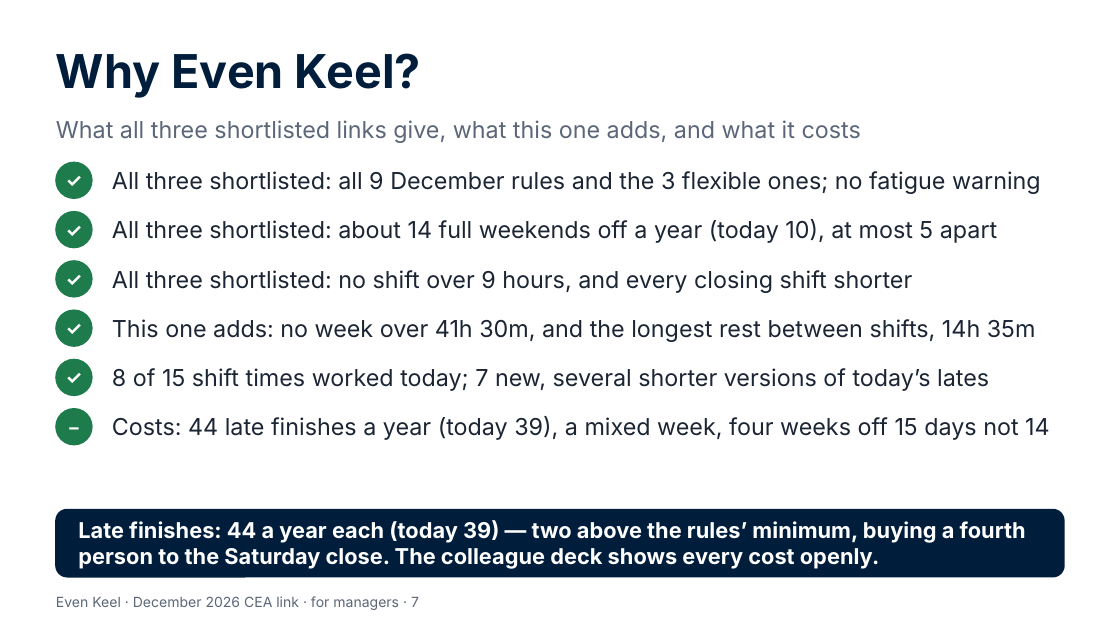
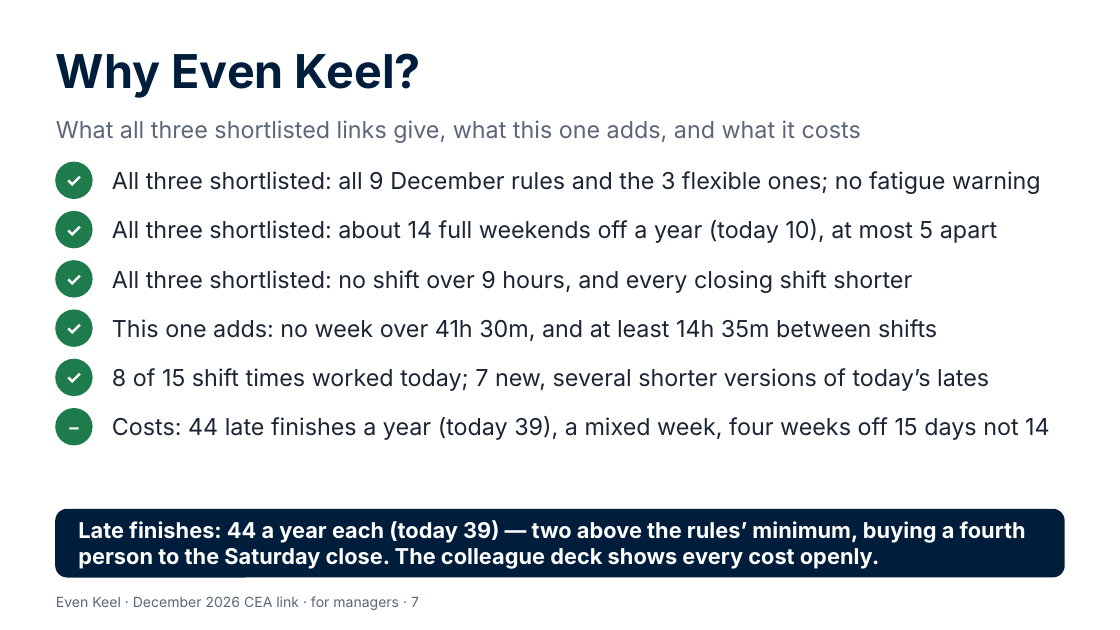
Before and after one commit to Garethdavidmiller/roster-app, a slide deck: slide 7 of docs/links-26/presentations/Even-Keel-for-managers.pptx. Drawn at 1120x630 pixels with LibreOffice and Linux fonts; fonts in the diff are those of the drawing. Boxes give left, top, right and bottom in pixels: in the first picture for what was removed or moved away, otherwise in the second. Text is boxed around its words. In the diff, an @@ line names an element or a change of style, - is before the commit and + after.

```diff
--- a/docs/links-26/presentations/Even-Keel-for-managers.pptx
+++ b/docs/links-26/presentations/Even-Keel-for-managers.pptx
@@ text at <box>112,319,937,341</box>: text changed @@
-This one adds: no week over 41h 30m, and the longest rest between shifts, 14h 35m
+This one adds: no week over 41h 30m, and at least 14h 35m between shifts
```
Also in this commit, not shown: 31 other files.
